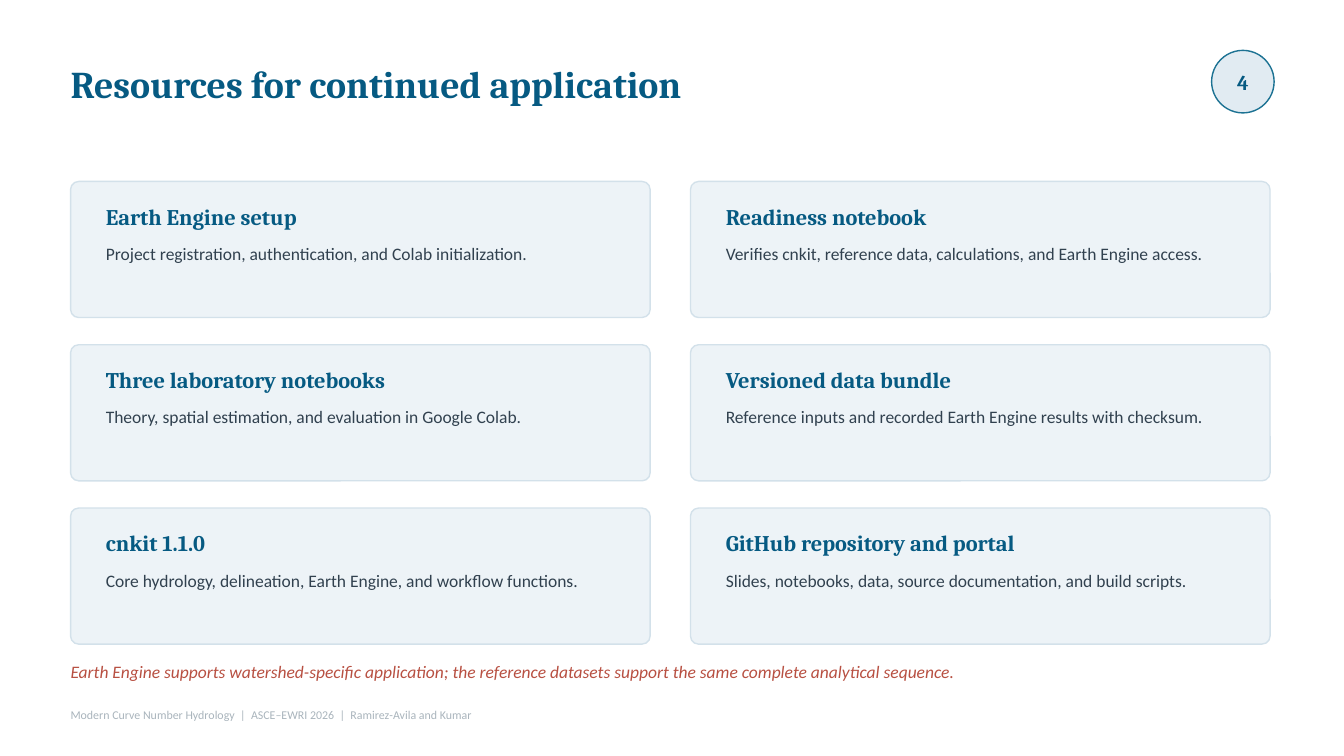
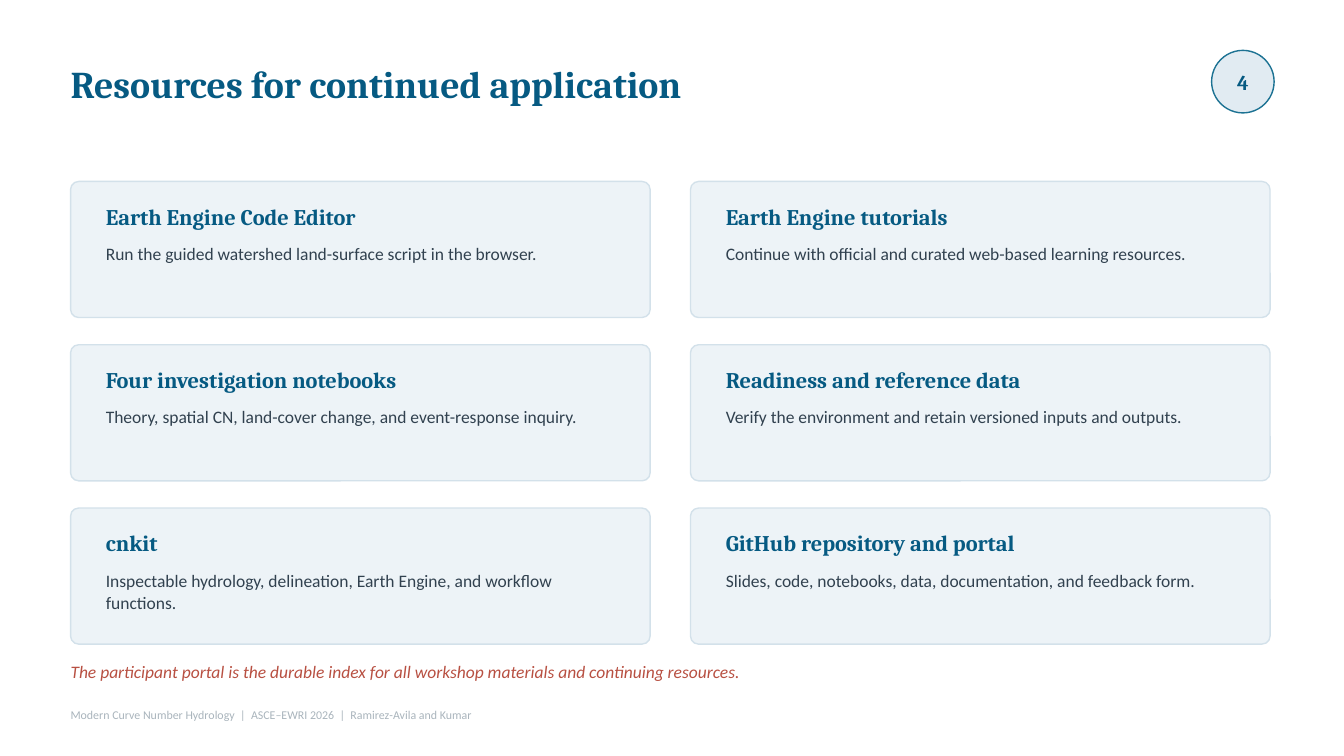
Before and after one commit to skp703/cn-workshop-2026, a slide deck: slide 47 of decks/2026_CN_Workshop_v3.pptx. Drawn at 1344x756 pixels with LibreOffice and Linux fonts; fonts in the diff are those of the drawing. Boxes give left, top, right and bottom in pixels: in the first picture for what was removed or moved away, otherwise in the second. Text is boxed around its words. In the diff, an @@ line names an element or a change of style, - is before the commit and + after.

Commit message:
Redesign workshop around GEE and participant investigations

```diff
--- a/decks/2026_CN_Workshop_v3.pptx
+++ b/decks/2026_CN_Workshop_v3.pptx
@@ text at (x1=106, y1=209, x2=356, y2=230): text changed @@
-Earth Engine setup
+Earth Engine Code Editor
@@ text at (x1=726, y1=209, x2=948, y2=230): text changed @@
-Readiness notebook
+Earth Engine tutorials
@@ text at (x1=106, y1=248, x2=537, y2=263): text changed @@
-Project registration, authentication, and Colab initialization.
+Run the guided watershed land-surface script in the browser.
@@ text at (x1=726, y1=248, x2=1186, y2=263): text changed @@
-Verifies cnkit, reference data, calculations, and Earth Engine access.
+Continue with official and curated web-based learning resources.
@@ text at (x1=106, y1=372, x2=396, y2=393): text changed @@
-Three laboratory notebooks
+Four investigation notebooks
@@ text at (x1=726, y1=372, x2=1020, y2=388): text changed @@
-Versioned data bundle
+Readiness and reference data
@@ text at (x1=106, y1=411, x2=577, y2=426): text changed @@
-Theory, spatial estimation, and evaluation in Google Colab.
+Theory, spatial CN, land-cover change, and event-response inquiry.
@@ text at (x1=726, y1=411, x2=1182, y2=426): text changed @@
-Reference inputs and recorded Earth Engine results with checksum.
+Verify the environment and retain versioned inputs and outputs.
@@ text at (x1=106, y1=535, x2=158, y2=551): text changed @@
-cnkit 1.1.0
+cnkit
@@ text at (x1=106, y1=575, x2=551, y2=609): text changed @@
-Core hydrology, delineation, Earth Engine, and workflow functions.
+Inspectable hydrology, delineation, Earth Engine, and workflow functions.
@@ text at (x1=726, y1=575, x2=1195, y2=589): text changed @@
-Slides, notebooks, data, source documentation, and build scripts.
+Slides, code, notebooks, data, documentation, and feedback form.
@@ text at (x1=71, y1=666, x2=740, y2=681): text changed @@
-Earth Engine supports watershed-specific application; the reference datasets support the same complete analytical sequence.
+The participant portal is the durable index for all workshop materials and continuing resources.
```
Also in this commit, not shown: 13 other slides changed, 4 slides added, 4 slides removed, 32 other files.
